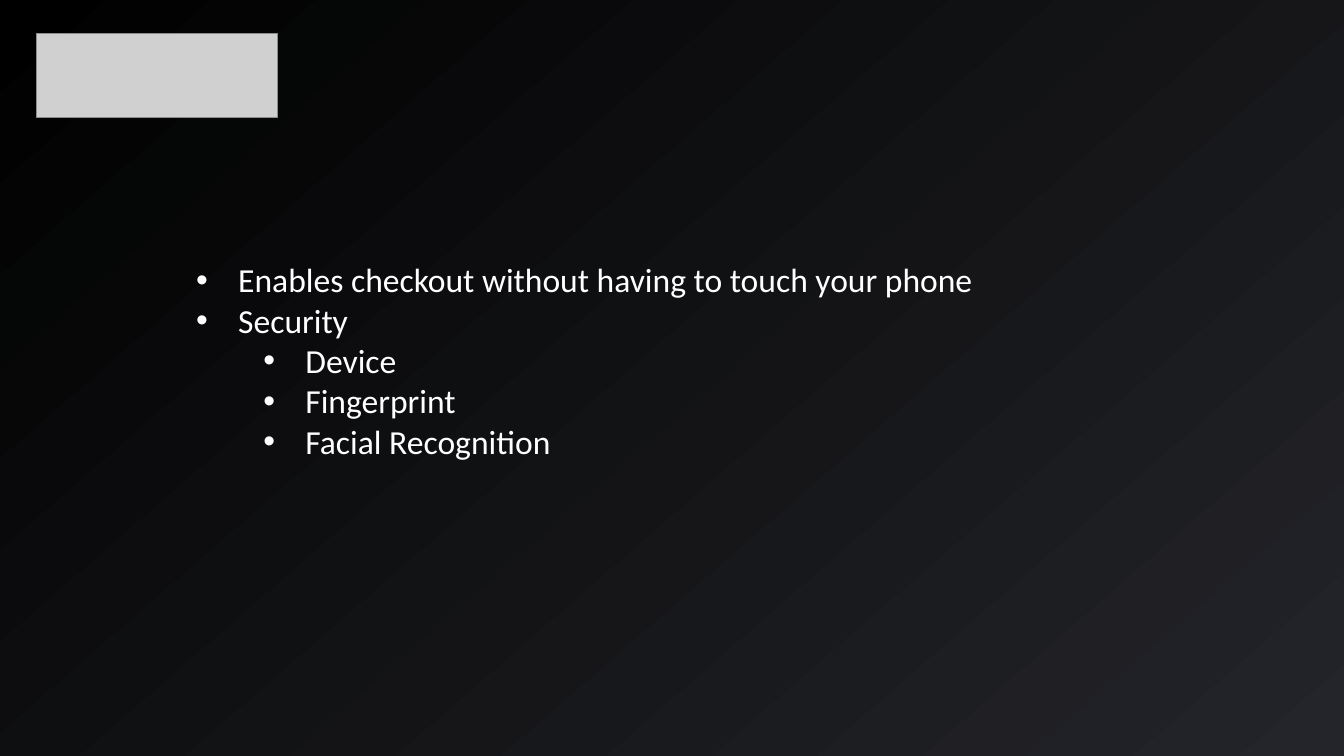
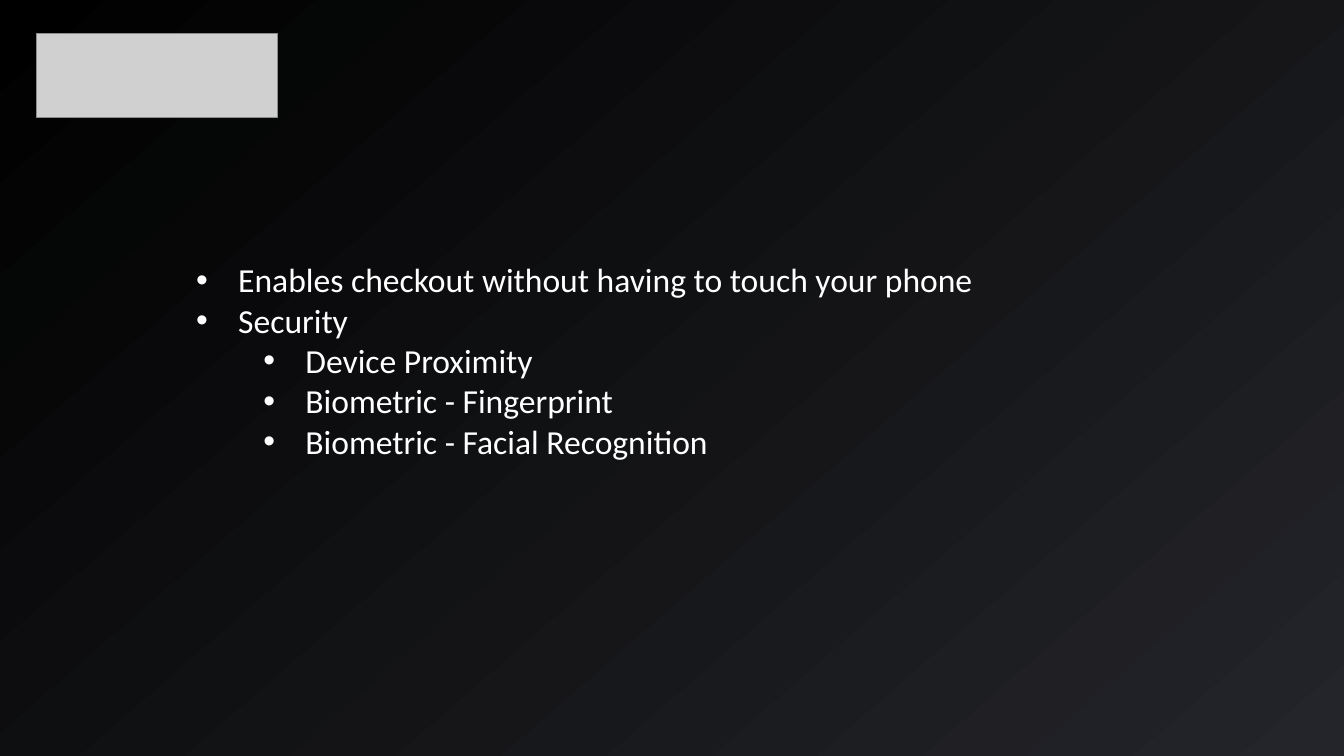
Before and after one commit to gtg489w/GlobalPaymentsHackathon, a slide deck: slide 5 of presentation/GP Hackathon - Hitch - Presentation.pptx. Drawn at 1344x756 pixels with LibreOffice and Linux fonts; fonts in the diff are those of the drawing; grey boxes stand for pictures. Boxes give left, top, right and bottom in pixels: in the first picture for what was removed or moved away, otherwise in the second. Text is boxed around its words. In the diff, an @@ line names an element or a change of style, - is before the commit and + after.

Commit message:
Updating presentation

```diff
--- a/presentation/GP Hackathon - Hitch - Presentation.pptx
+++ b/presentation/GP Hackathon - Hitch - Presentation.pptx
@@ text at [305, 350, 707, 460]: text changed @@
-  • Device
-  • Fingerprint
-  • Facial Recognition
+  • Device Proximity
+  • Biometric - Fingerprint
+  • Biometric - Facial Recognition
```
Also in this commit, not shown: 1 slide added, 1 other file.
